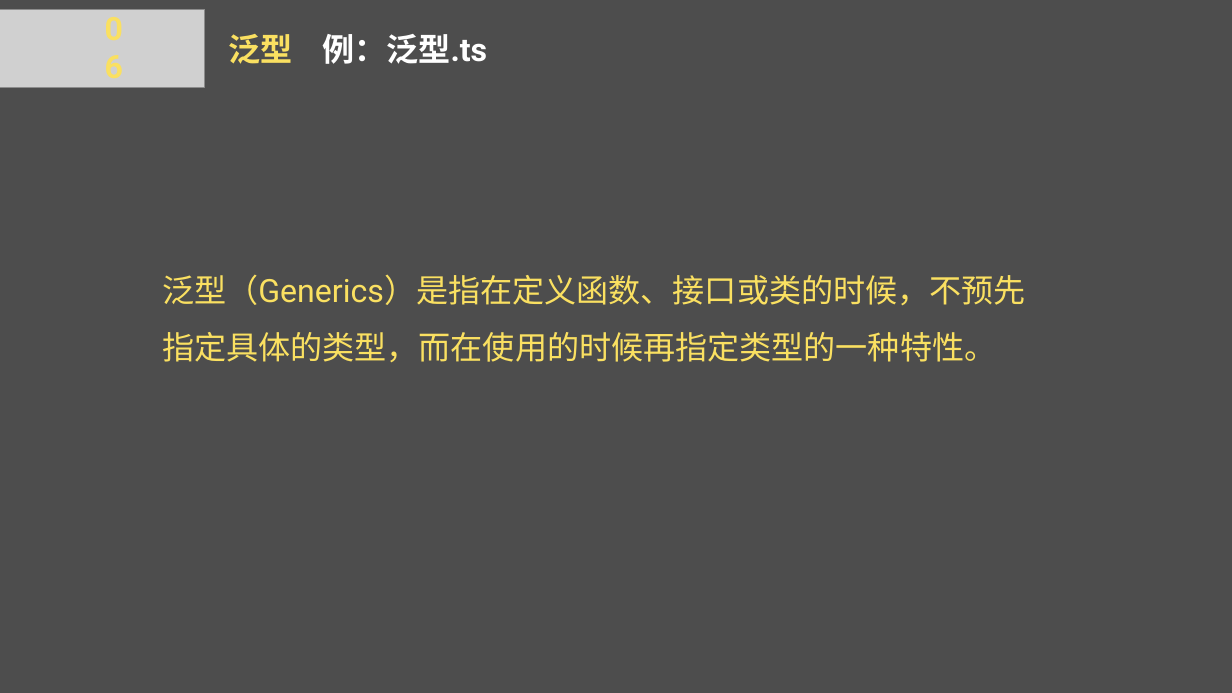
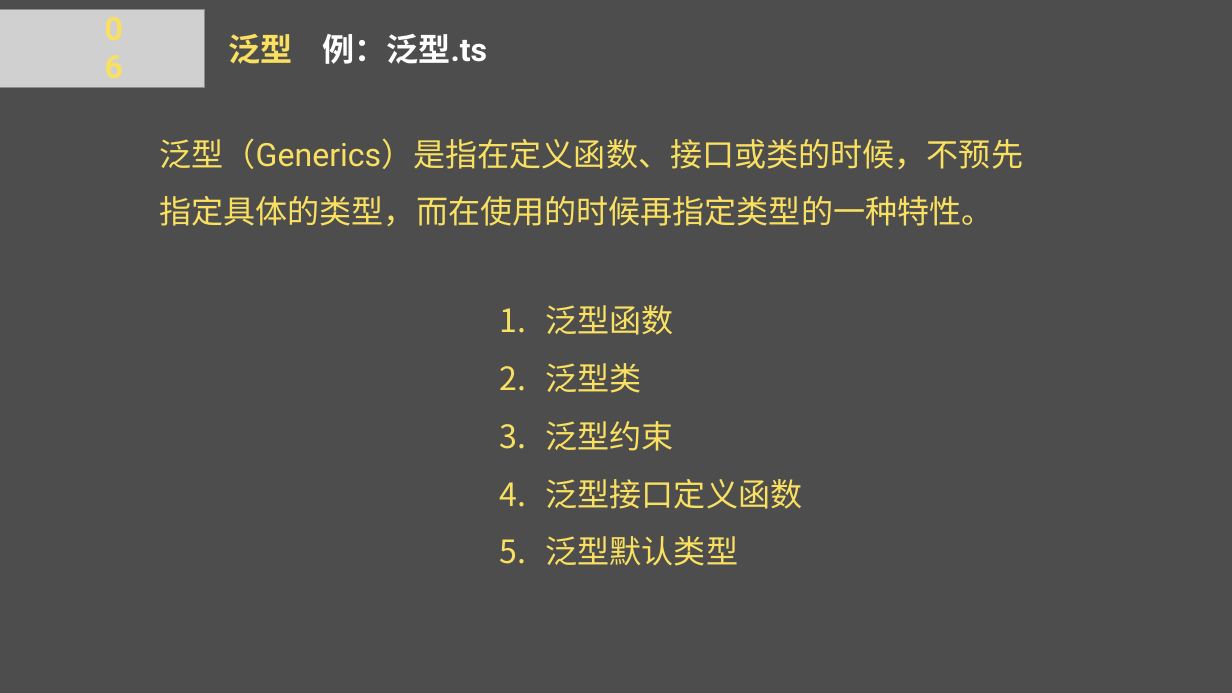
Before and after one commit to swing-hh/typescript-study, a slide deck: slide 11 of share/走进 TypeScript 让你把前端代码写的更爽！.pptx. Drawn at 1232x693 pixels with LibreOffice and Linux fonts; fonts in the diff are those of the drawing; grey boxes stand for pictures; background and template pictures are left out. Boxes give left, top, right and bottom in pixels: in the first picture for what was removed or moved away, otherwise in the second. Text is boxed around its words. In the diff, an @@ line names an element or a change of style, - is before the commit and + after.

```diff
--- a/share/走进 TypeScript 让你把前端代码写的更爽！.pptx
+++ b/share/走进 TypeScript 让你把前端代码写的更爽！.pptx
@@ text "泛型（Generics）是指在定义函数、接口或类的时候，不预先指定具体的类型，而在使用的时候再指定类型的一种特性。": place and size @@
-text "泛型（Generics）是指在定义函数、接口或类的时候，不预先指定具体的类型，而在使用的时候再指定类型的一种特性。" at (162, 275, 1026, 362)
+text "泛型（Generics）是指在定义函数、接口或类的时候，不预先指定具体的类型，而在使用的时候再指定类型的一种特性。" at (159, 139, 1023, 226)
@@ text added at (546, 305, 803, 566), 50 pt, text #FAE061 @@
+1. 泛型函数
+2. 泛型类
+3. 泛型约束
+4. 泛型接口定义函数
+5. 泛型默认类型
```
Also in this commit, not shown: 2 other slides changed, 7 other files.
